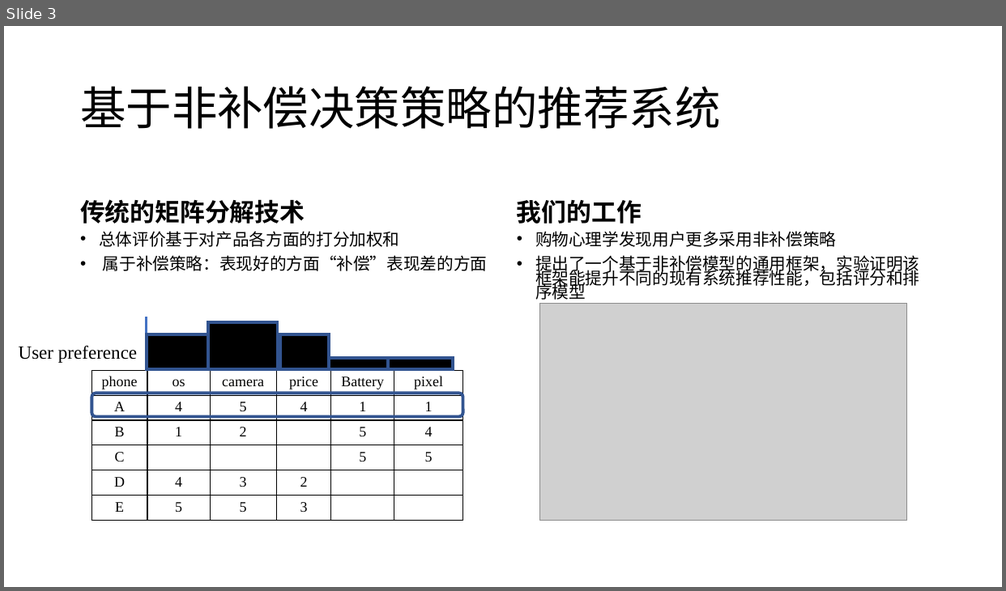
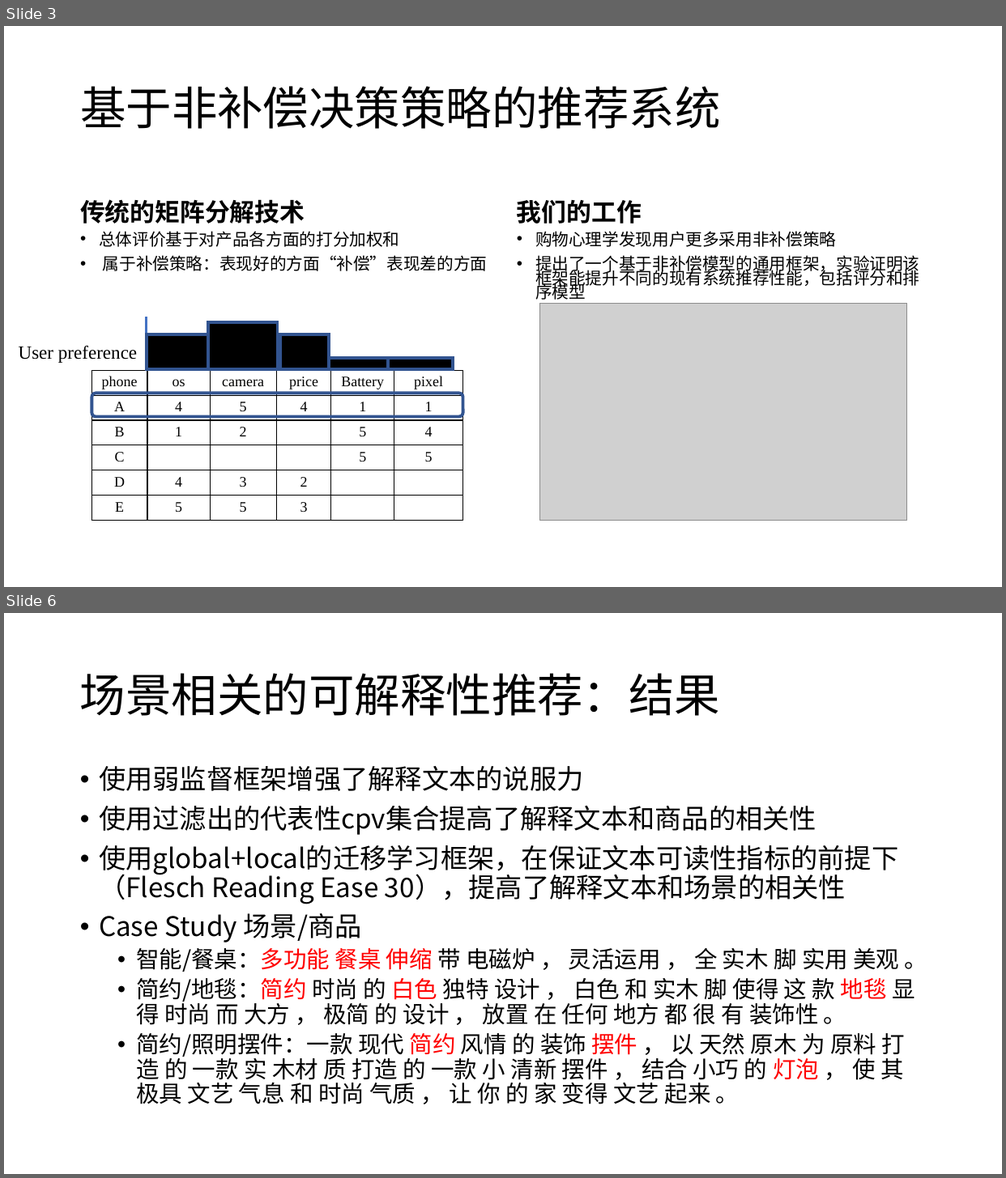
Before and after one commit to cheyennelin/Ali, a slide deck: 8月总结.pptx. Shown one above the other, each under a label of ours: slide 3 before the commit, slides 3 and 6 after it; the slides between them are not shown. The pictures are 1006x591 and 1006x1178 pixels, drawn with LibreOffice and Linux fonts; fonts in the diff are those of the drawing; grey boxes stand for pictures. Boxes give left, top, right and bottom in pixels: in the first picture for what was removed or moved away, otherwise in the second. Text is boxed around its words. In the diff, an @@ line names an element or a change of style, - is before the commit and + after.

```diff
--- a/8月总结.pptx
+++ b/8月总结.pptx
@@ slide 6 added at (4, 613, 1002, 1174), background #FFFFFF @@
@@ title added at (80, 673, 720, 716), 44 pt, text #000000 @@
+场景相关的可解释性推荐：结果
@@ text added at (99, 766, 927, 1105), 22.2 pt, text #000000 @@
+• 使用弱监督框架增强了解释文本的说服力
+• 使用过滤出的代表性cpv集合提高了解释文本和商品的相关性
+• 使用global+local的迁移学习框架，在保证文本可读性指标的前提下（Flesch Reading Ease 30），提高了解释文本和场景的相关性
+• Case Study 场景/商品
+  • 智能/餐桌：多功能 餐桌 伸缩 带 电磁炉 ， 灵活运用 ， 全 实木 脚 实用 美观 。
+  • 简约/地毯：简约 时尚 的 白色 独特 设计 ， 白色 和 实木 脚 使得 这 款 地毯 显得 时尚 而 大方 ， 极简 的 设计 ， 放置 在 任何 地方 都 很 有 装饰性 。
+  • 简约/照明摆件：一款 现代 简约 风情 的 装饰 摆件 ， 以 天然 原木 为 原料 打造 的 一款 实 木材 质 打造 的 一款 小 清新 摆件 ， 结合 小巧 的 灯泡 ， 使 其 极具 文艺 气息 和 时尚 气质 ， 让 你 的 家 变得 文艺 起来 。
```
Also in this commit, not shown: 2 slides changed, 2 other slides added.
